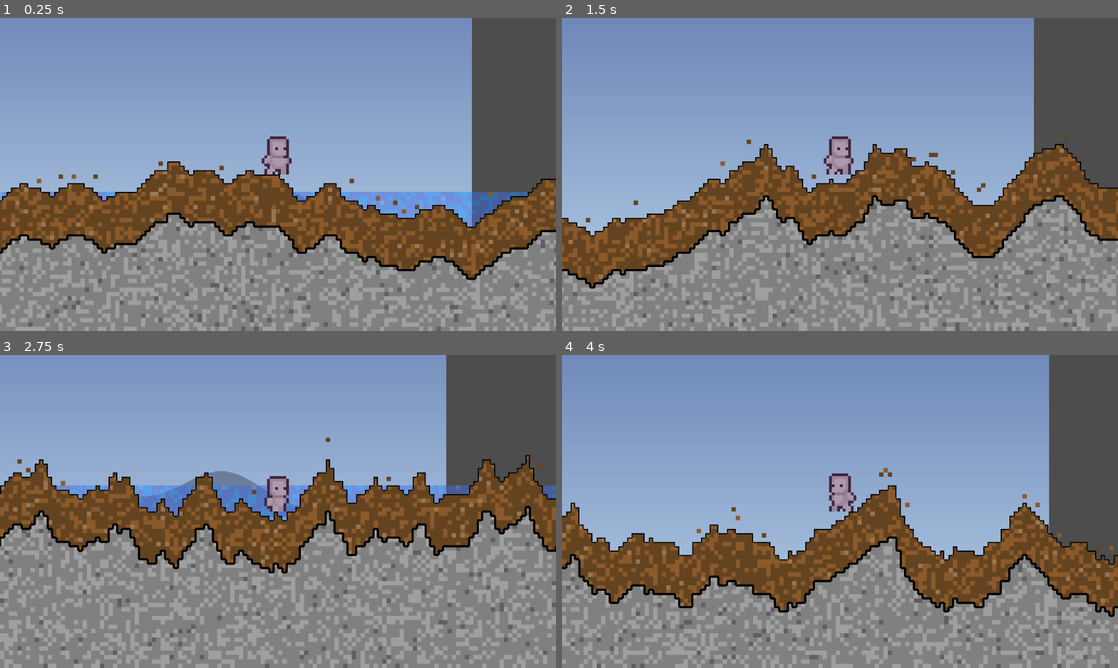
Above: before the commit, frames 1-4 (two rows, left to right).
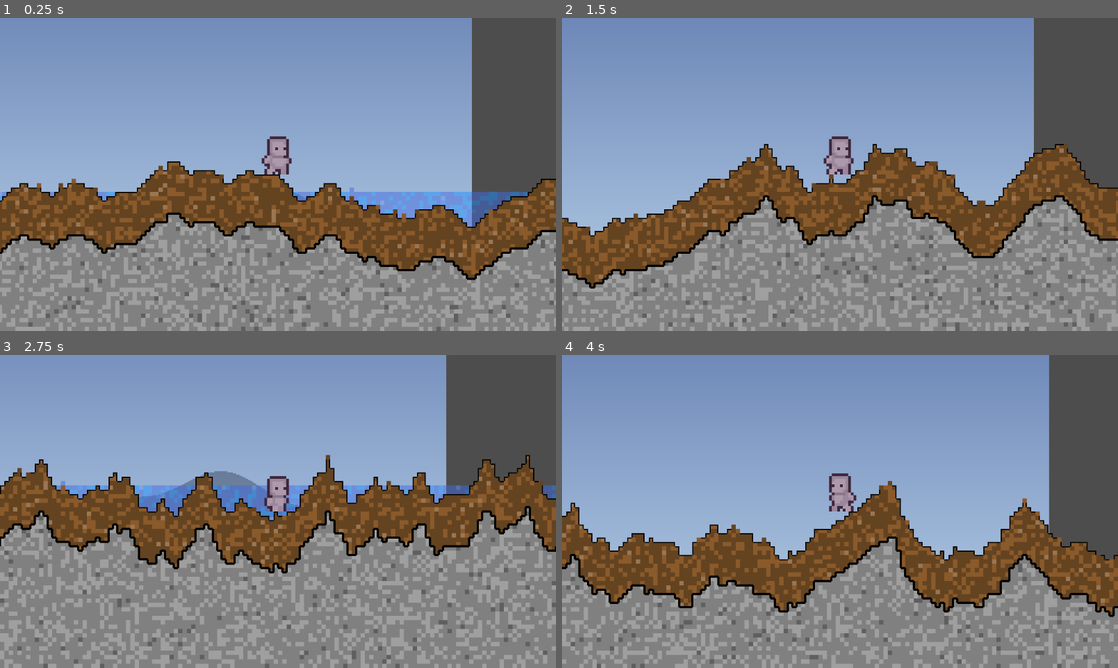
Above: after the commit, the same moments.

Repository: MessrsBrightside/pixel-mixel
Game: Godot game, scene res://scenes/main.tscn
The game is run twice, just before and just after one commit, with the same random seed, the same clock (stepped at 60 frames per second) and the same inputs.
Inputs (mouse positions are in pixels of both pictures, inside the frame that each line leads up to):
- Up to frame 1 (0.25 s): no input
- Up to frame 2 (1.5 s): tap Enter (ui_accept) at 0.5, 0.77 s; move the mouse to (962, 158) at 0.52 s; hold Right (ui_right) 0.53-1.28 s; tap 1 at 0.6 s; click (962, 158) at 0.67 s; move the mouse to (728, 190) at 1.27 s; hold Down from 1.28 s (still down); tap 2 at 1.35 s
- Up to frame 3 (2.75 s): tap Enter (ui_accept) at 1.52 s; move the mouse to (333, 442) at 2.02 s; release Down at 2.03 s; hold Right (ui_right) from 2.03 s (still down); tap 3 at 2.1 s
- Up to frame 4 (4 s): move the mouse to (812, 574) at 2.77 s; release Right (ui_right) at 2.78 s; hold Up 2.78-3.53 s; tap 4 at 2.85 s; click (812, 574) at 2.92 s; tap Enter (ui_accept) at 3.02, 3.77 s; move the mouse to (1006, 558) at 3.52 s; hold Left (ui_left) from 3.53 s (still down); tap 5 at 3.6 s

The runs differ from the first frame. In frame 1, 0.4% of the frame differs, in the area x 6-89%, y 45-65%; in frame 2, 0.4%; in frame 3, 0.2%; in frame 4, 0.4%, in the area x 24-100%, y 36-68%.

Commit message:
Fix chunks not falling: accumulate dirty rect across all ticks per frame, render every moved frame

Diff:
--- a/scenes/main.gd
+++ b/scenes/main.gd
@@ -9,7 +9,6 @@
 var _current_seed: int = 42
 var _ticks_per_frame: int = 3
 var _label: Label
-var _render_frame_count: int = 0
 var _player: Player
 var _camera: Camera2D
 var _parallax_bg: ParallaxBG
@@ -48,6 +47,7 @@
 func _process(_delta: float) -> void:
 	if _simulator == null or _grid == null:
 		return
+	_simulator.reset_dirty()
 	var moved := false
 	for i in range(_ticks_per_frame):
 		if _simulator.tick(_grid):
@@ -55,13 +55,9 @@
 		else:
 			break
 	if moved:
-		_render_frame_count += 1
-		if _render_frame_count % 3 == 0:
-			var dirty := _simulator.get_dirty_rect()
-			if dirty.size.x > 0 and dirty.size.x < 200:
-				_renderer.mark_dirty_region(dirty)
-			else:
-				_renderer.render_dirty()
+		var dirty := _simulator.get_dirty_rect()
+		if dirty.size.x > 0:
+			_renderer.mark_dirty_region(dirty)
 
 
 func _unhandled_input(event: InputEvent) -> void:
--- a/scripts/sim/chunk_simulator.gd
+++ b/scripts/sim/chunk_simulator.gd
@@ -25,14 +25,18 @@
 var dirty_min: Vector2i = Vector2i.ZERO
 var dirty_max: Vector2i = Vector2i.ZERO
 var _has_dirty: bool = false
+var grid_size: Vector2i = Vector2i(500, 144)
+
+
+func reset_dirty() -> void:
+	_has_dirty = false
+	dirty_min = grid_size
+	dirty_max = Vector2i.ZERO
 
 
 func tick(grid: ChunkGrid) -> bool:
 	var moved := false
 	var size := grid.get_size()
-	_has_dirty = false
-	dirty_min = size
-	dirty_max = Vector2i.ZERO
 	# Bottom-to-top (highest y first), left-to-right
 	for y in range(size.y - 1, -1, -1):
 		for x in range(size.x):
